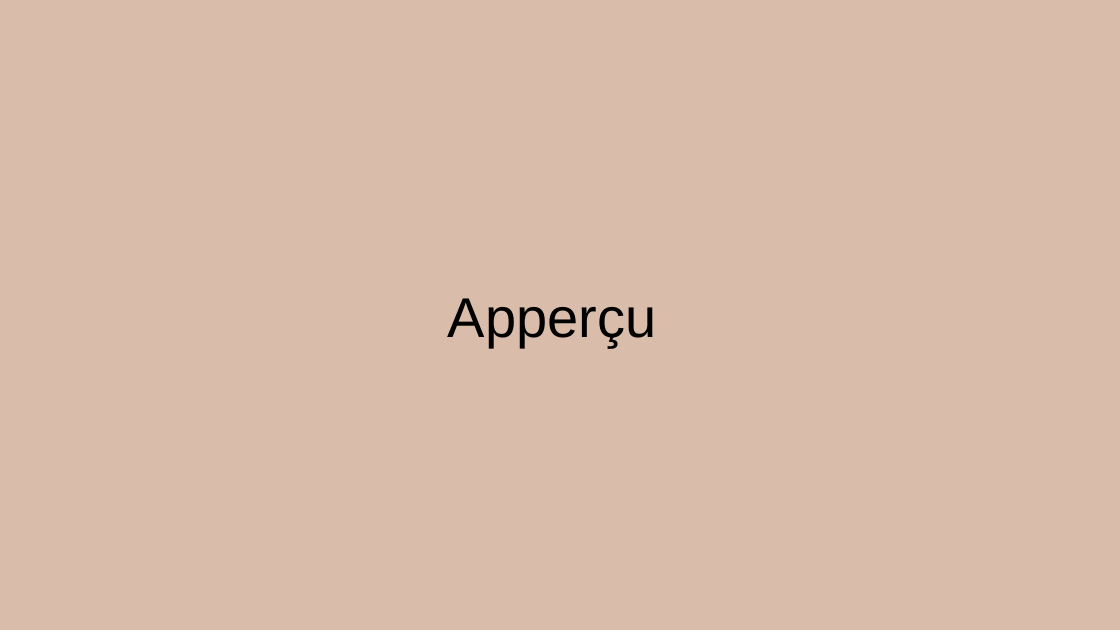
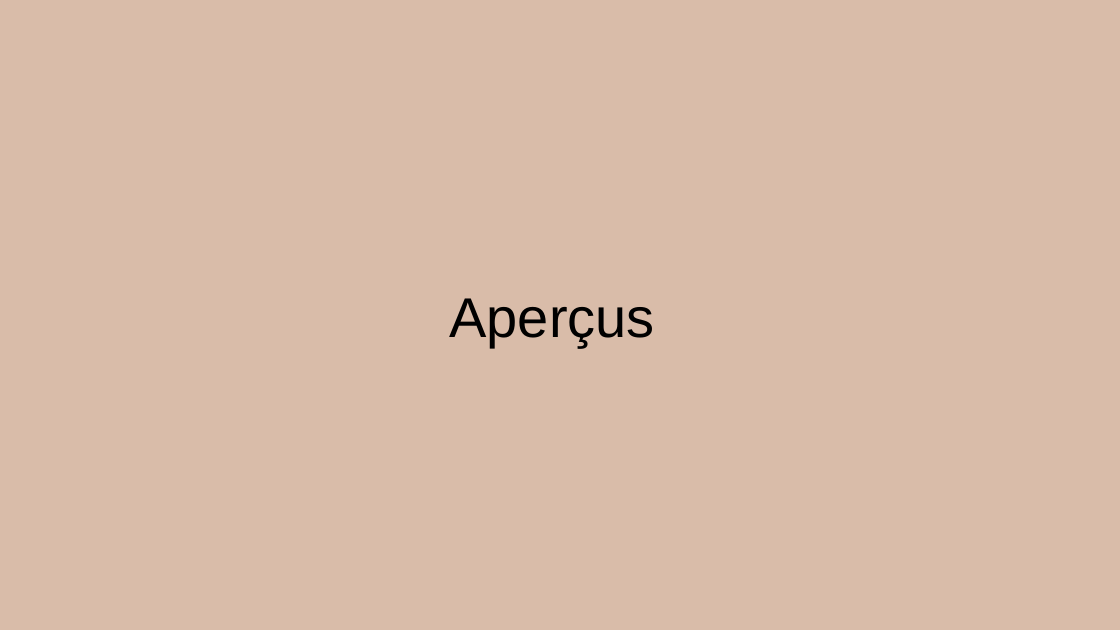
Before and after one commit to Tartopoiro/ITFAM-depreciated-, a slide deck: slide 10 of AccountX.pptx. Drawn at 1120x630 pixels with LibreOffice and Linux fonts; fonts in the diff are those of the drawing; background and template pictures are left out. Boxes give left, top, right and bottom in pixels: in the first picture for what was removed or moved away, otherwise in the second. Text is boxed around its words. In the diff, an @@ line names an element or a change of style, - is before the commit and + after.

```diff
--- a/AccountX.pptx
+++ b/AccountX.pptx
@@ title at box(449, 298, 654, 347): text changed @@
-Apperçu
+Aperçus
```
Also in this commit, not shown: 6 other slides changed, 7 other files.
